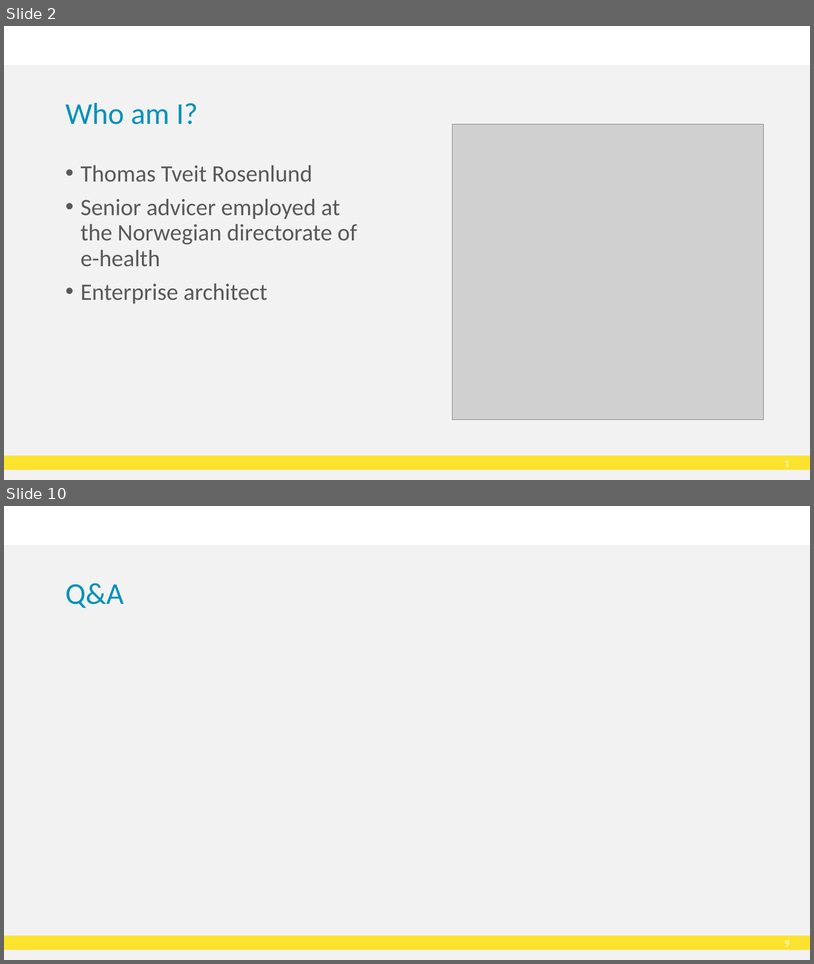
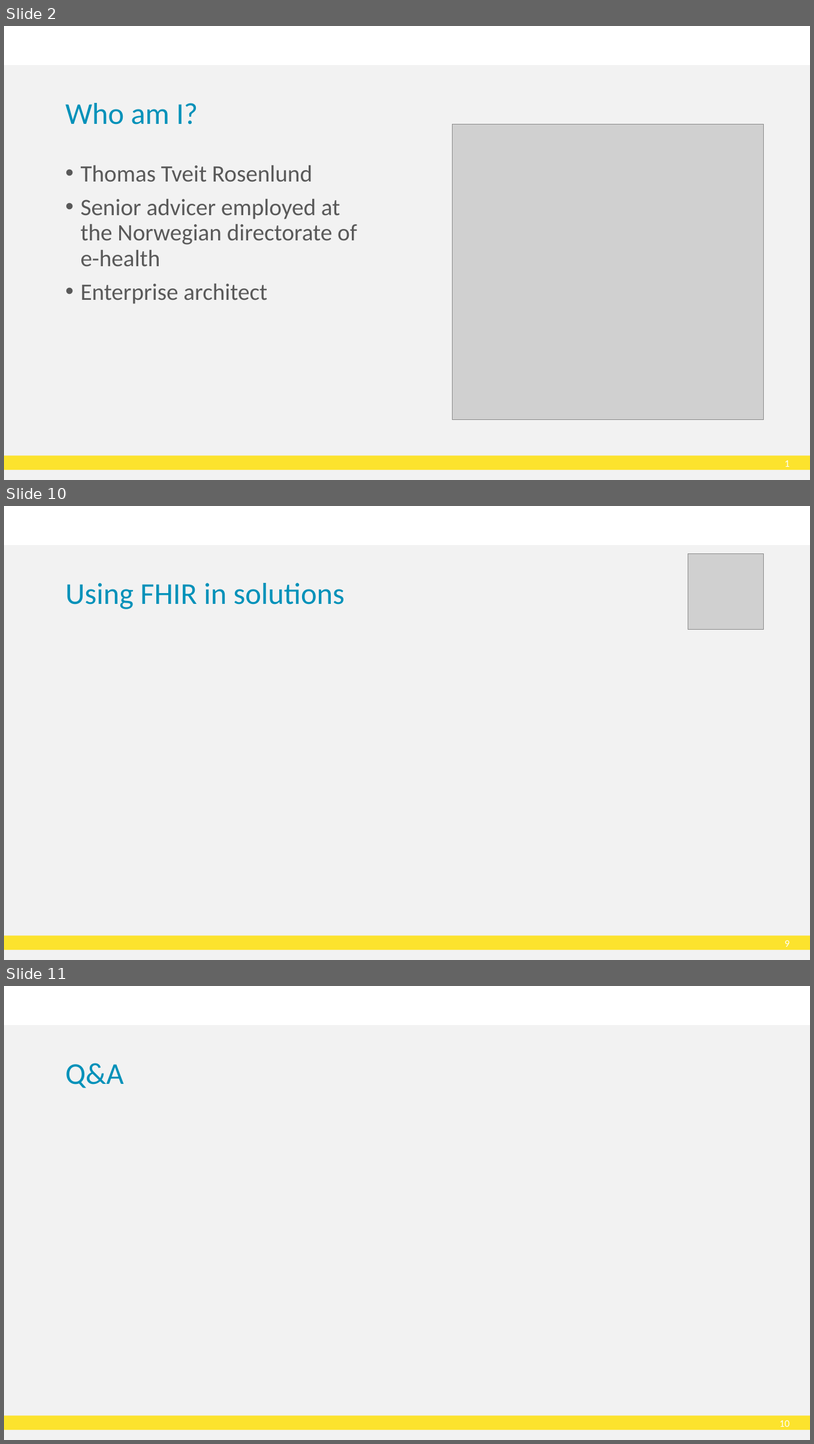
Before and after one commit to HL7Norway/best-practice, a slide deck: docs/presentasjoner/DD23_CT_230508_Thomas_Tveit_Rosenlund_FHIR-in-Norway.pptx. Shown one above the other, each under a label of ours: slides 2 and 10 before the commit, slides 2, 10 and 11 after it; the slides between them are not shown. The pictures are 814x964 and 814x1444 pixels, drawn with LibreOffice and Linux fonts; fonts in the diff are those of the drawing; grey boxes stand for pictures; background and template pictures are left out. Boxes give left, top, right and bottom in pixels: in the first picture for what was removed or moved away, otherwise in the second. Text is boxed around its words. In the diff, an @@ line names an element or a change of style, - is before the commit and + after.

```diff
--- a/docs/presentasjoner/DD23_CT_230508_Thomas_Tveit_Rosenlund_FHIR-in-Norway.pptx
+++ b/docs/presentasjoner/DD23_CT_230508_Thomas_Tveit_Rosenlund_FHIR-in-Norway.pptx
@@ slide 10 added at <box>4,506,810,960</box>, background #FFFFFF; not listed: 3 template elements that a slide beside it also shows @@
@@ picture added at <box>688,554,764,630</box> @@
@@ title added at <box>65,583,345,609</box>, 36 pt, text #0091B9 @@
+Using FHIR in solutions
@@ what was slide 10 is now slide 11 @@
@@ page number at <box>780,1420,790,1426</box>: text changed @@
-9
+10
```
Also in this commit, not shown: 4 slides changed, 3 other slides added, 2 slides removed.
